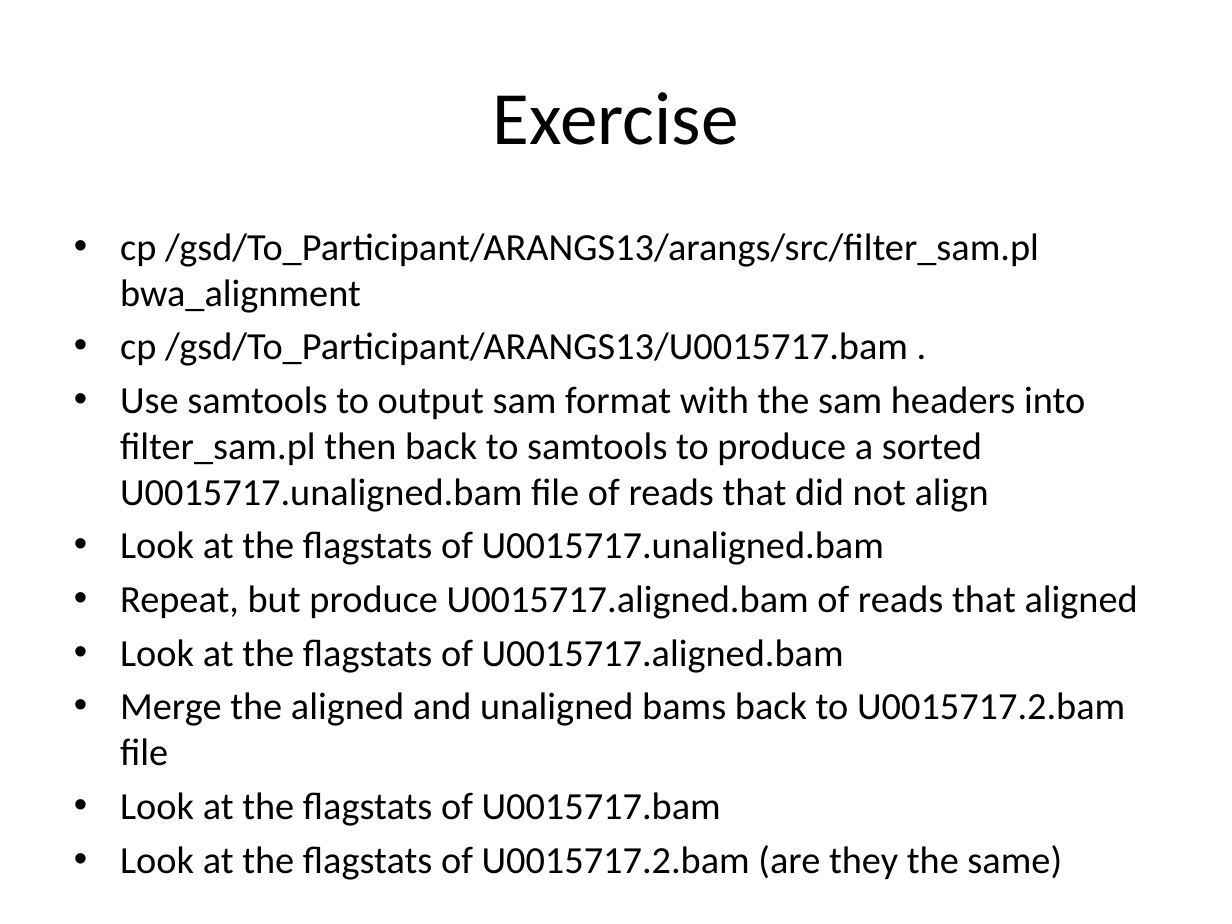
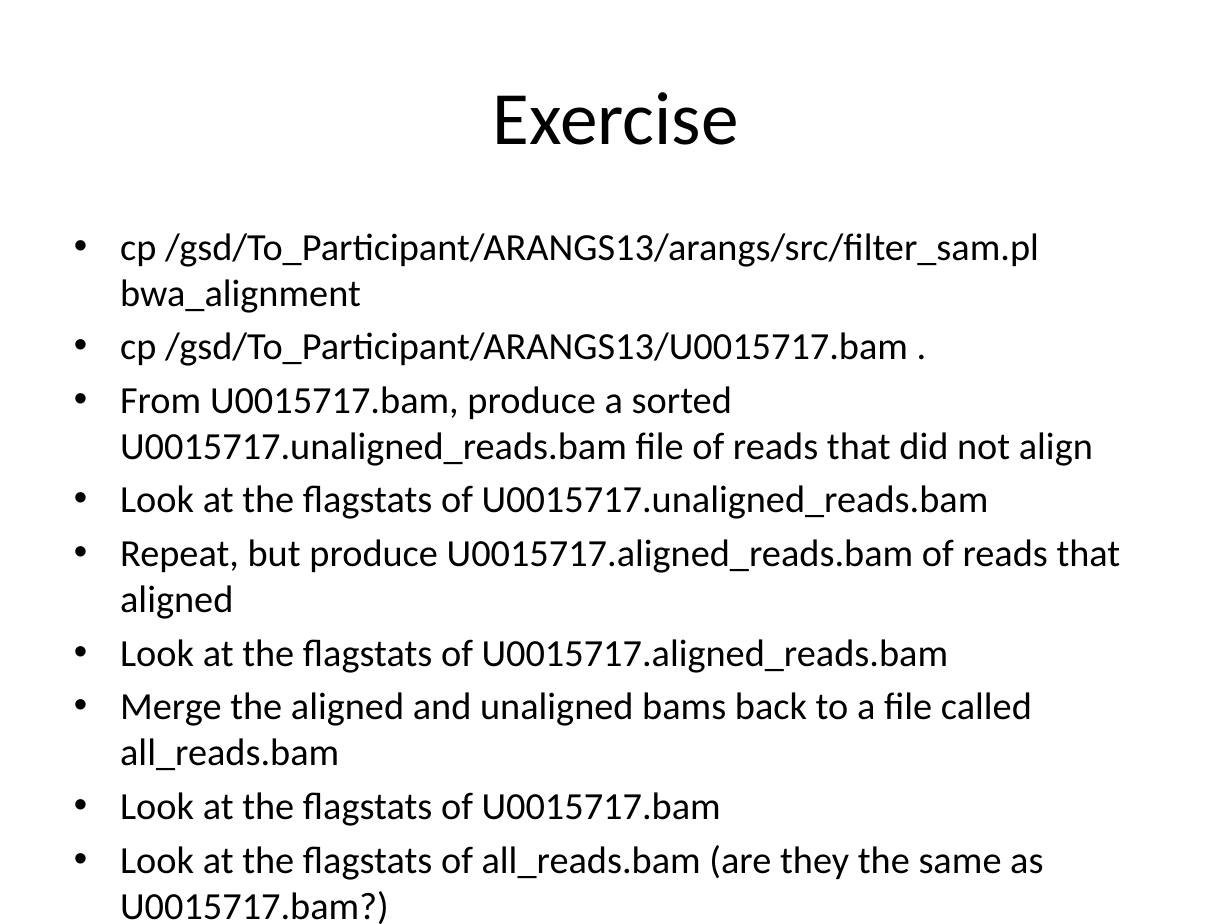
Before and after one commit to naturalis/arangs, a slide deck: slide 7 of doc/slides/day2/session1/SamFormatAndFiltering.pptx. Drawn at 1232x924 pixels with LibreOffice and Linux fonts; fonts in the diff are those of the drawing. Boxes give left, top, right and bottom in pixels: in the first picture for what was removed or moved away, otherwise in the second. Text is boxed around its words. In the diff, an @@ line names an element or a change of style, - is before the commit and + after.

```diff
--- a/doc/slides/day2/session1/SamFormatAndFiltering.pptx
+++ b/doc/slides/day2/session1/SamFormatAndFiltering.pptx
@@ text at [120, 386, 1121, 770]: text changed @@
-• Use samtools to output sam format with the sam headers into filter_sam.pl then back to samtools to produce a sorted U0015717.unaligned.bam file of reads that did not align
-• Look at the flagstats of U0015717.unaligned.bam
-• Repeat, but produce U0015717.aligned.bam of reads that aligned
-• Look at the flagstats of U0015717.aligned.bam
-• Merge the aligned and unaligned bams back to U0015717.2.bam file
+• From U0015717.bam, produce a sorted U0015717.unaligned_reads.bam file of reads that did not align
+• Look at the flagstats of U0015717.unaligned_reads.bam
+• Repeat, but produce U0015717.aligned_reads.bam of reads that aligned
+• Look at the flagstats of U0015717.aligned_reads.bam
+• Merge the aligned and unaligned bams back to a file called all_reads.bam
@@ text at [120, 845, 1043, 924]: text changed @@
-• Look at the flagstats of U0015717.2.bam (are they the same)
+• Look at the flagstats of all_reads.bam (are they the same as U0015717.bam?)
```
Also in this commit, not shown: 4 other files.
